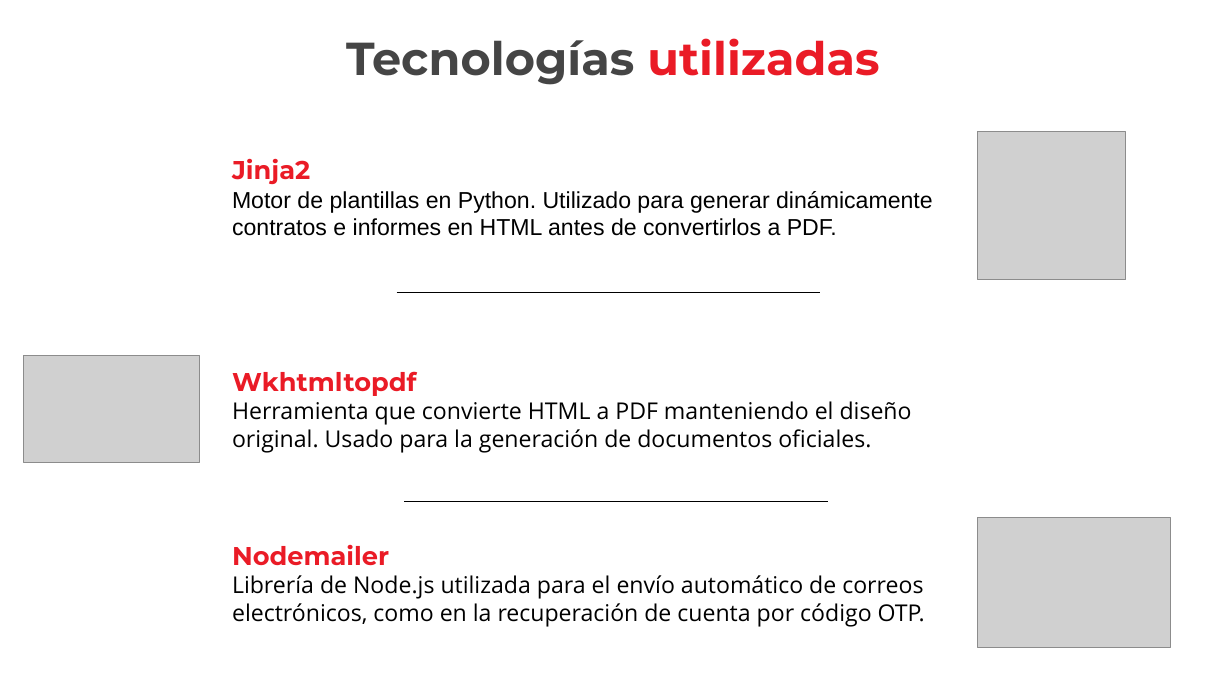
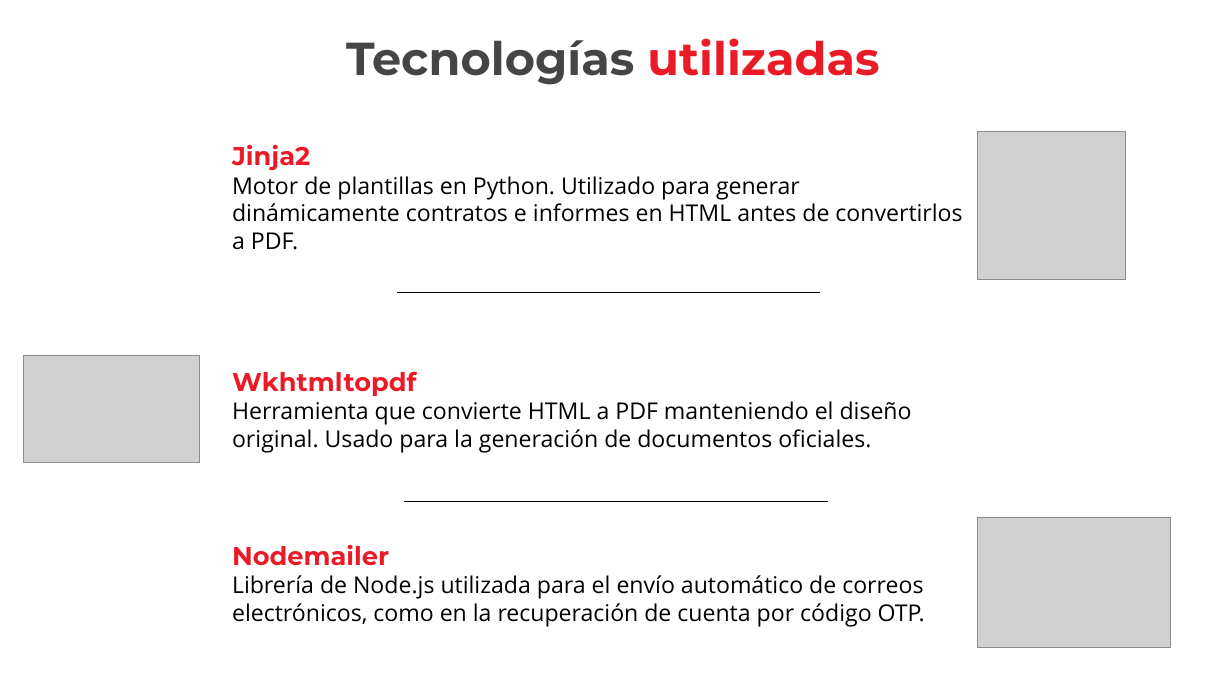
Before and after one commit to AlvaroGT17/PFDG, a slide deck: slide 9 of Documentacion/Presentacion power point/ReyBoxes - Sistema de Gestión de Taller Mecánico.pptx. Drawn at 1232x693 pixels with LibreOffice and Linux fonts; fonts in the diff are those of the drawing; grey boxes stand for pictures; background and template pictures are left out. Boxes give left, top, right and bottom in pixels: in the first picture for what was removed or moved away, otherwise in the second. Text is boxed around its words. In the diff, an @@ line names an element or a change of style, - is before the commit and + after.

```diff
--- a/Documentacion/Presentacion power point/ReyBoxes - Sistema de Gestión de Taller Mecánico.pptx
+++ b/Documentacion/Presentacion power point/ReyBoxes - Sistema de Gestión de Taller Mecánico.pptx
@@ text "Jinja2" moved from (x1=232, y1=159, x2=933, y2=236) to (x1=232, y1=145, x2=962, y2=250) @@
@@ text at (x1=232, y1=176, x2=962, y2=250): font Arial to Open Sans @@
```
Also in this commit, not shown: 1 other slide changed, 4 slides added, 10 other files.
